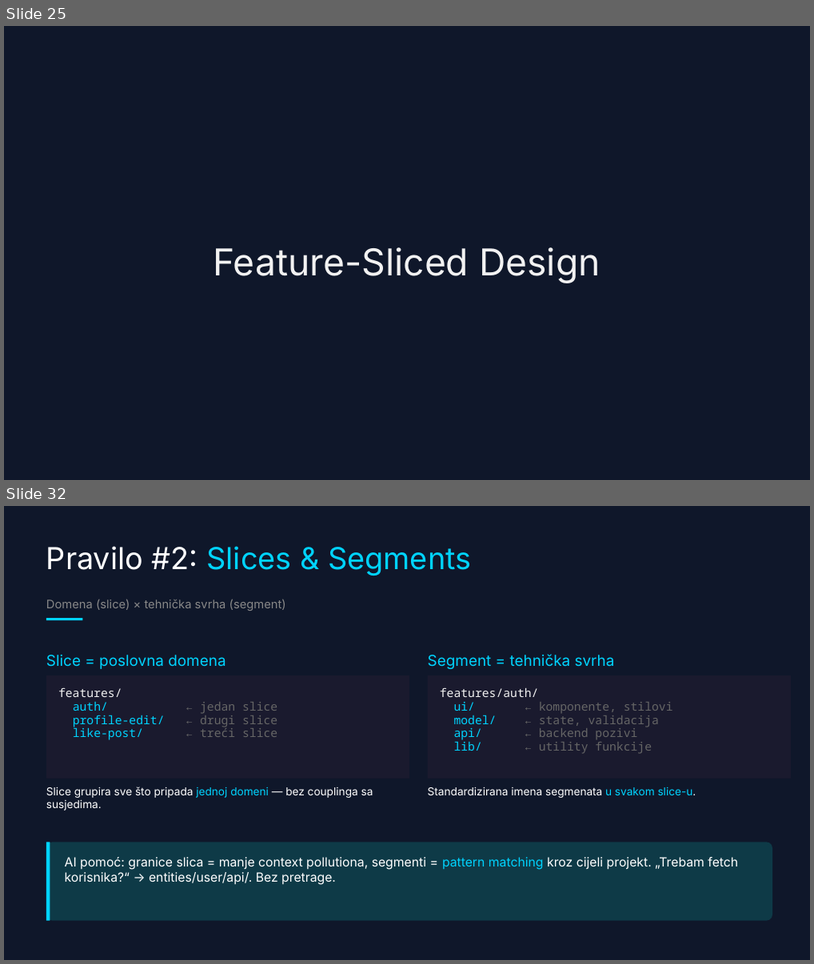
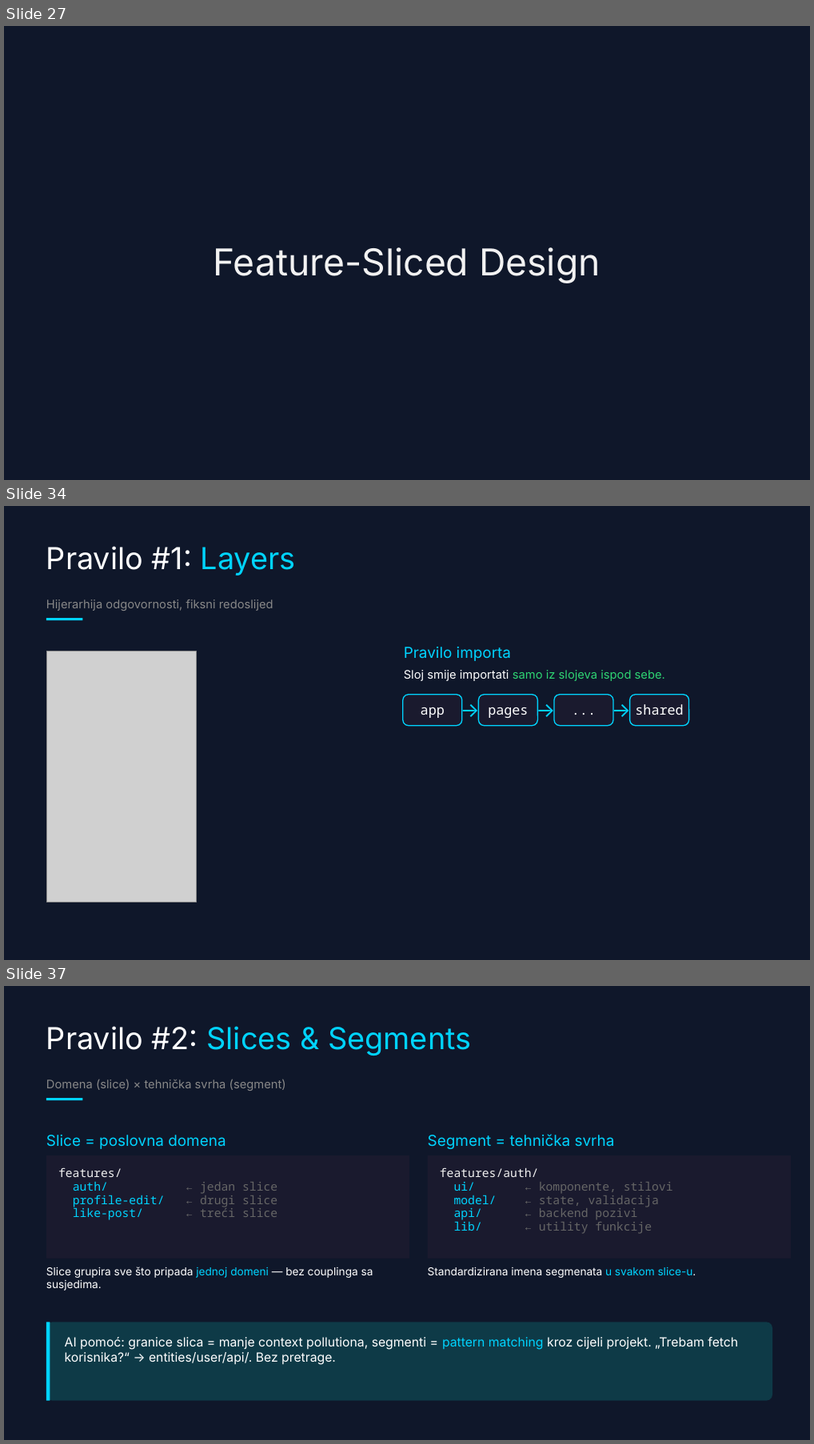
Before and after one commit to doksara/debug-presentation, a slide deck: frontend-arhitektura--dark-tech-with-fsd.pptx. Shown one above the other, each under a label of ours: slides 25 and 32 before the commit, slides 27, 34 and 37 after it; the slides between them are not shown. The pictures are 814x964 and 814x1444 pixels, drawn with LibreOffice and Linux fonts; fonts in the diff are those of the drawing; grey boxes stand for pictures. Boxes give left, top, right and bottom in pixels: in the first picture for what was removed or moved away, otherwise in the second. Text is boxed around its words. In the diff, an @@ line names an element or a change of style, - is before the commit and + after.

```diff
--- a/frontend-arhitektura--dark-tech-with-fsd.pptx
+++ b/frontend-arhitektura--dark-tech-with-fsd.pptx
@@ slide 34 added at [4,506,810,960], background #0F172A @@
@@ text added at [46,546,296,576], 36 pt, text #FFFFFF @@
+Pravilo #1: Layers
@@ text added at [46,600,274,611], 14 pt, text #888888 @@
+Hijerarhija odgovornosti, fiksni redoslijed
@@ rectangle added at [46,618,82,620], fill #00D4FF @@
@@ text added at [404,647,511,661], 18 pt, text #00D4FF @@
+Pravilo importa
@@ picture added at [47,652,196,903] @@
@@ text added at [404,670,666,681], 14 pt, text #2ED573 @@
+Sloj smije importati samo iz slojeva ispod sebe.
@@ rounded rectangle added at [403,694,462,725], fill #1A1A2E, outline #00D4FF 1.25 pt @@
@@ text added at [461,697,478,721], 24 pt, text #00D4FF @@
+→
@@ rounded rectangle added at [478,694,538,725], fill #1A1A2E, outline #00D4FF 1.25 pt @@
@@ text added at [536,697,554,721], 24 pt, text #00D4FF @@
+→
@@ rounded rectangle added at [554,694,614,725], fill #1A1A2E, outline #00D4FF 1.25 pt @@
@@ text added at [612,697,630,721], 24 pt, text #00D4FF @@
+→
@@ rounded rectangle added at [630,694,690,725], fill #1A1A2E, outline #00D4FF 1.25 pt @@
@@ text added at [421,708,445,718], 16 pt, text #FFFFFF @@
+  app
@@ text added at [488,708,528,718], 16 pt, text #FFFFFF @@
+pages
@@ text added at [557,700,612,719], 16 pt, text #FFFFFF @@
+...
@@ text added at [635,704,683,715], 16 pt, text #FFFFFF @@
+shared
@@ what was slide 25 is now slide 27 @@
@@ what was slide 32 is now slide 37 @@
```
Also in this commit, not shown: 3 slides changed, 5 other slides added, 1 slide removed, 4 other files.
